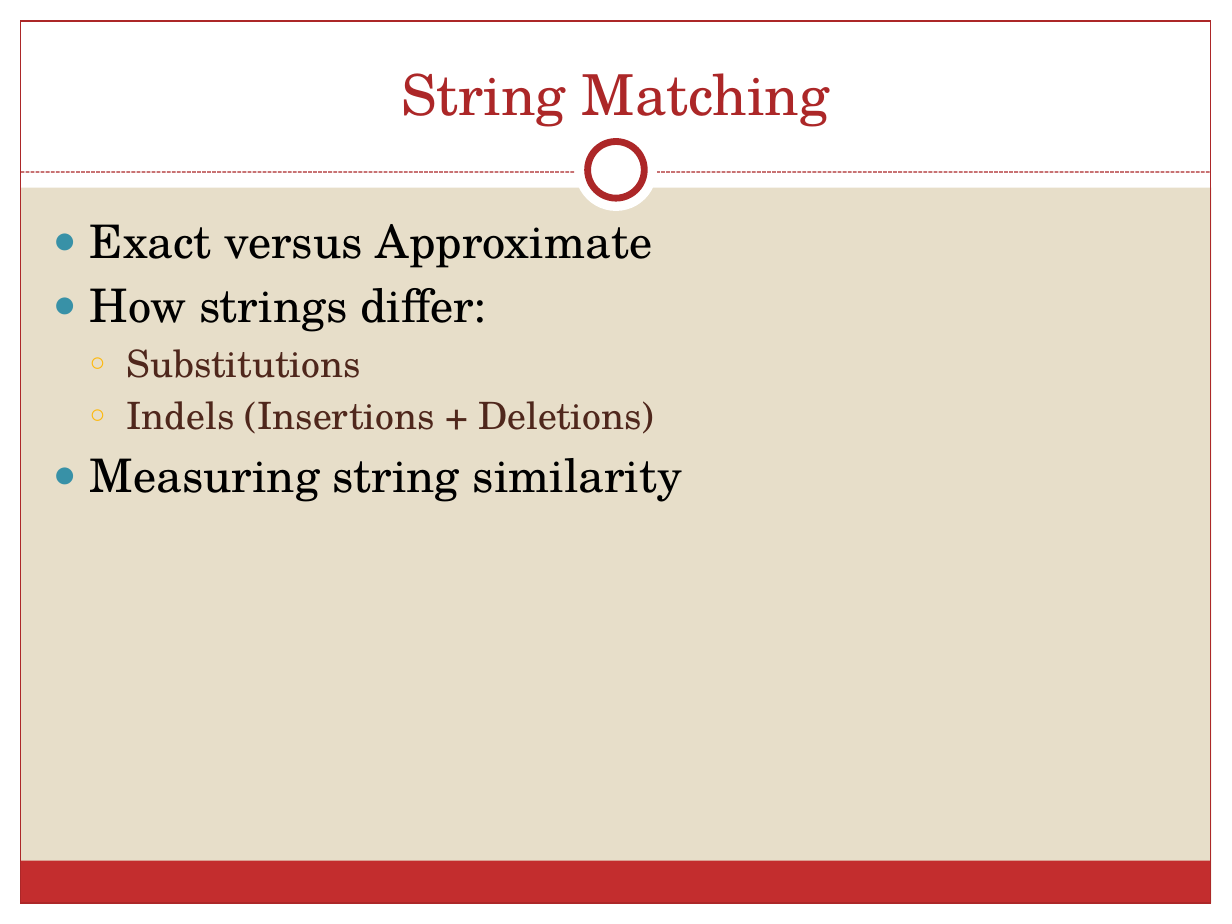
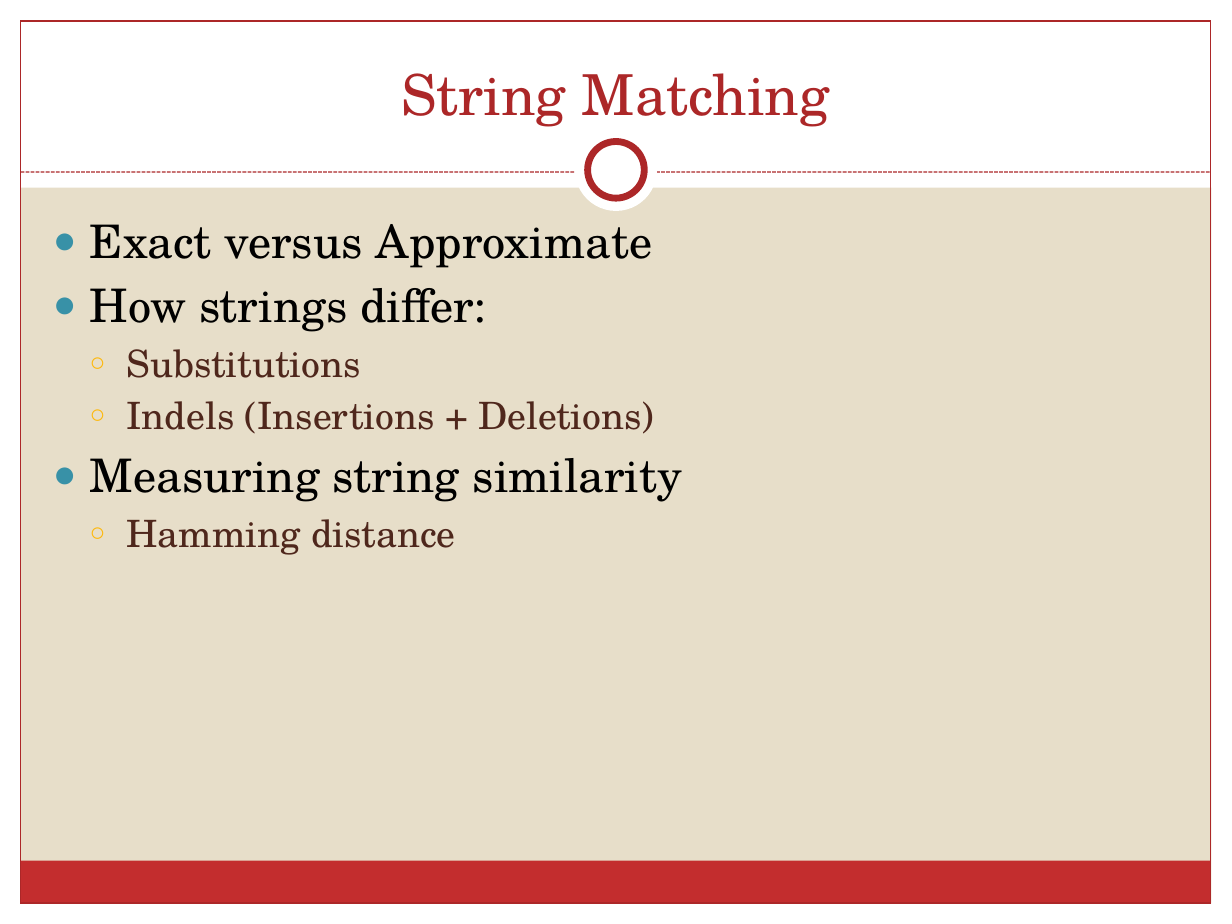
Before and after one commit to schaefce/proposal, a slide deck: slide 4 of SchaefferProposal.pptx. Drawn at 1232x924 pixels with LibreOffice and Linux fonts; fonts in the diff are those of the drawing. Boxes give left, top, right and bottom in pixels: in the first picture for what was removed or moved away, otherwise in the second. Text is boxed around its words. In the diff, an @@ line names an element or a change of style, - is before the commit and + after.

```diff
--- a/SchaefferProposal.pptx
+++ b/SchaefferProposal.pptx
@@ text at (x1=127, y1=519, x2=455, y2=555): paragraph added @@
+  ○ Hamming distance
```
Also in this commit, not shown: 5 other slides changed, 4 slides added, 2 slides removed.
